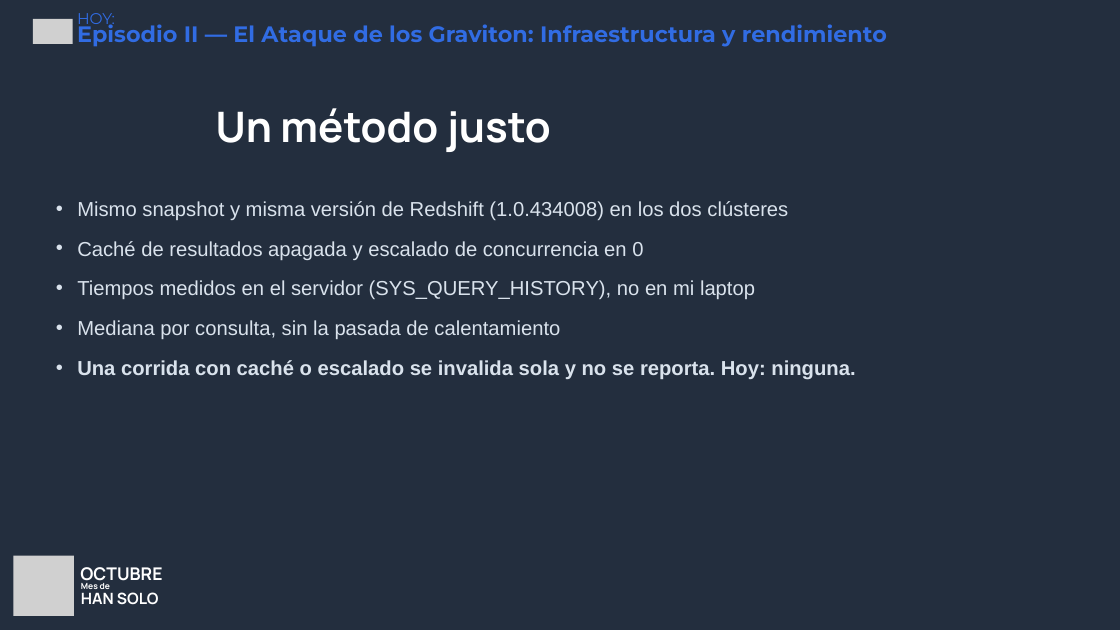
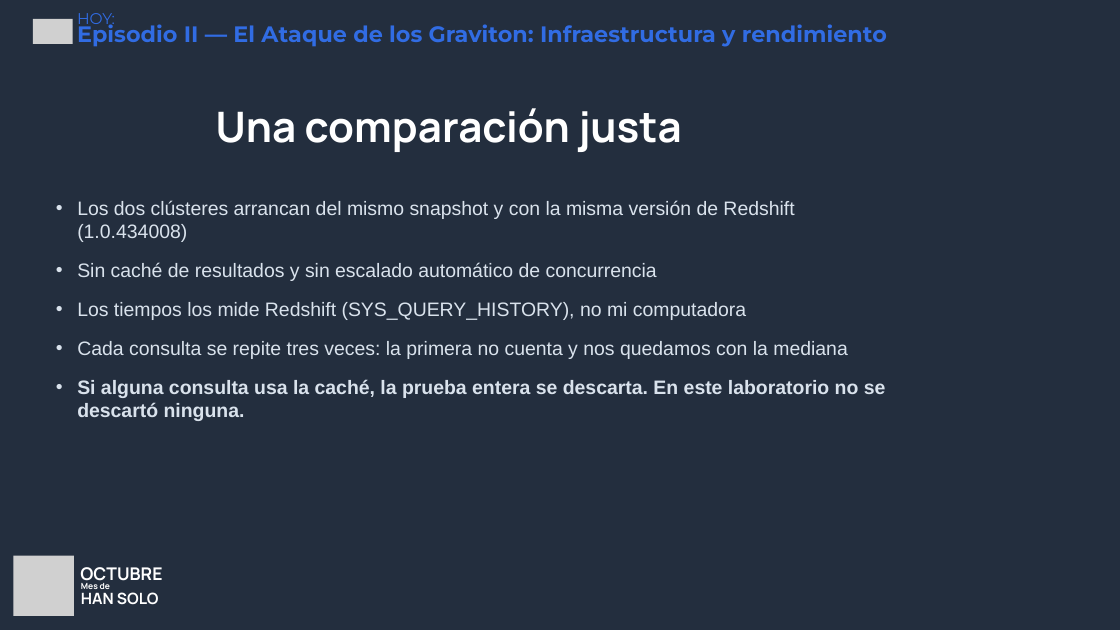
Before and after one commit to andrezc98/redshift-redemption, a slide deck: slide 11 of slides/redshift-redemption.pptx. Drawn at 1120x630 pixels with LibreOffice and Linux fonts; fonts in the diff are those of the drawing; grey boxes stand for pictures; background and template pictures are left out. Boxes give left, top, right and bottom in pixels: in the first picture for what was removed or moved away, otherwise in the second. Text is boxed around its words. In the diff, an @@ line names an element or a change of style, - is before the commit and + after.

```diff
--- a/slides/redshift-redemption.pptx
+++ b/slides/redshift-redemption.pptx
@@ text at (216, 108, 681, 152): text changed @@
-Un método justo
+Una comparación justa
@@ text at (77, 200, 886, 421): text changed; size 26 to 25 pt @@
-• Mismo snapshot y misma versión de Redshift (1.0.434008) en los dos clústeres
-• Caché de resultados apagada y escalado de concurrencia en 0
-• Tiempos medidos en el servidor (SYS_QUERY_HISTORY), no en mi laptop
-• Mediana por consulta, sin la pasada de calentamiento
-• Una corrida con caché o escalado se invalida sola y no se reporta. Hoy: ninguna.
+• Los dos clústeres arrancan del mismo snapshot y con la misma versión de Redshift (1.0.434008)
+• Sin caché de resultados y sin escalado automático de concurrencia
+• Los tiempos los mide Redshift (SYS_QUERY_HISTORY), no mi computadora
+• Cada consulta se repite tres veces: la primera no cuenta y nos quedamos con la mediana
+• Si alguna consulta usa la caché, la prueba entera se descarta. En este laboratorio no se descartó ninguna.
```
Also in this commit, not shown: 28 other slides changed, 5 other files.
